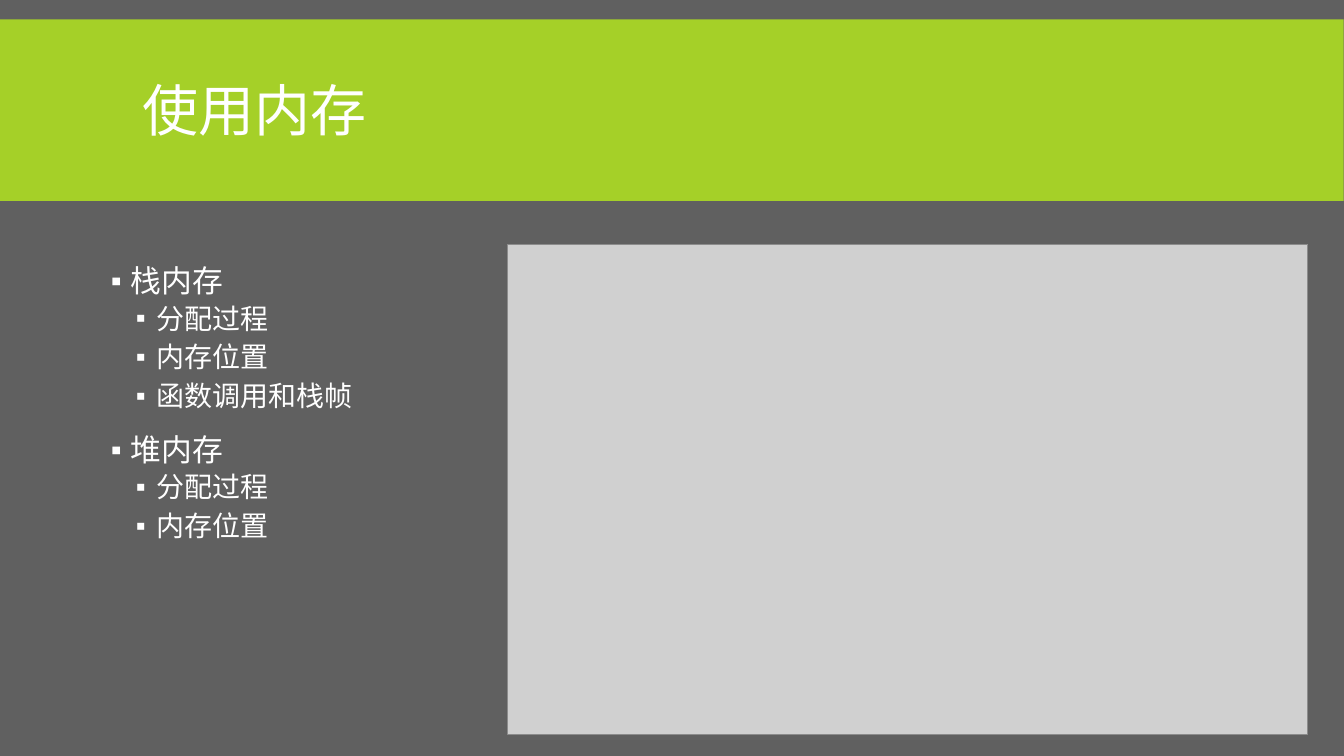
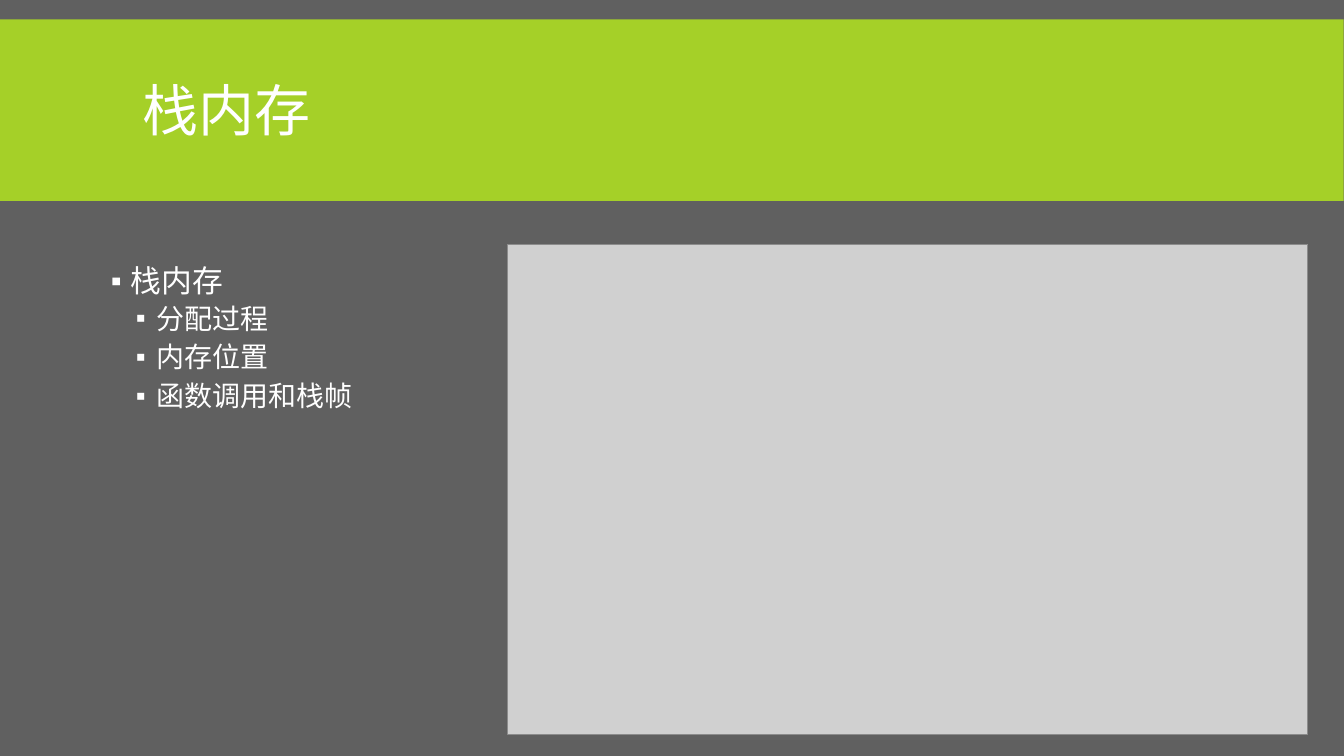
Before and after one commit to albertclass/Lessons, a slide deck: slide 18 of advance c++/courseware.pptx (slide 17 before the commit). Drawn at 1344x756 pixels with LibreOffice and Linux fonts; fonts in the diff are those of the drawing; grey boxes stand for pictures. Boxes give left, top, right and bottom in pixels: in the first picture for what was removed or moved away, otherwise in the second. Text is boxed around its words. In the diff, an @@ line names an element or a change of style, - is before the commit and + after.

```diff
--- a/advance c++/courseware.pptx
+++ b/advance c++/courseware.pptx
@@ title at (x1=143, y1=84, x2=311, y2=136): text changed @@
-使用内存
+栈内存
@@ text at (x1=131, y1=435, x2=268, y2=539): paragraphs removed @@
-▪ 堆内存
-  ▪ 分配过程
-  ▪ 内存位置
```
Also in this commit, not shown: 2 other slides changed, 3 slides added, 3 other files.
